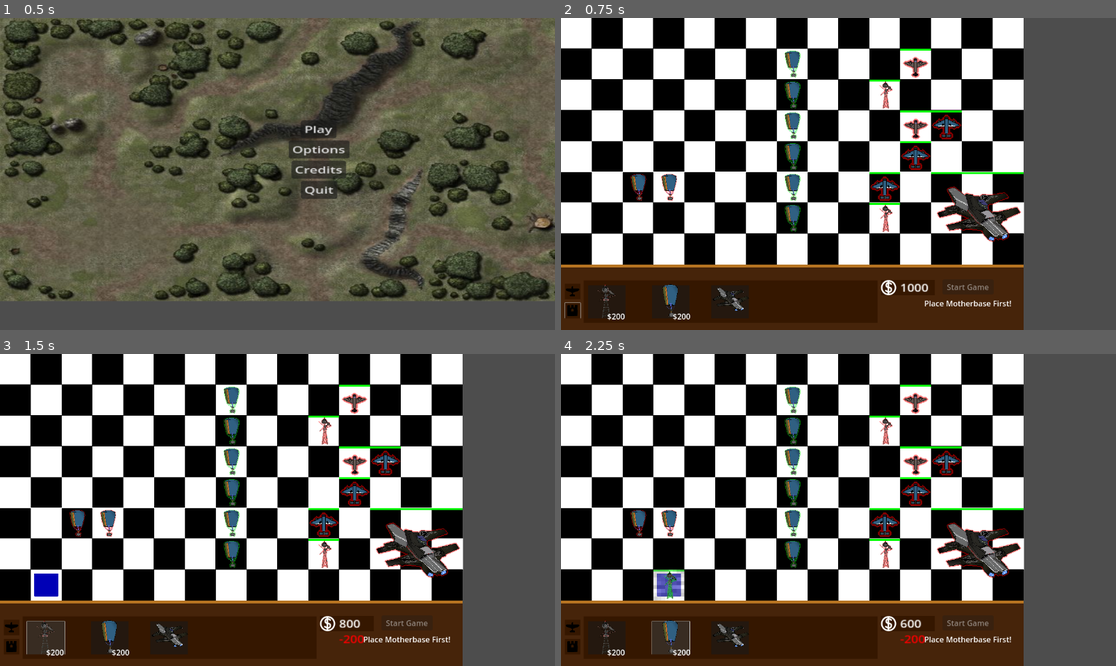
Above: before the commit, frames 1-4 (two rows, left to right).
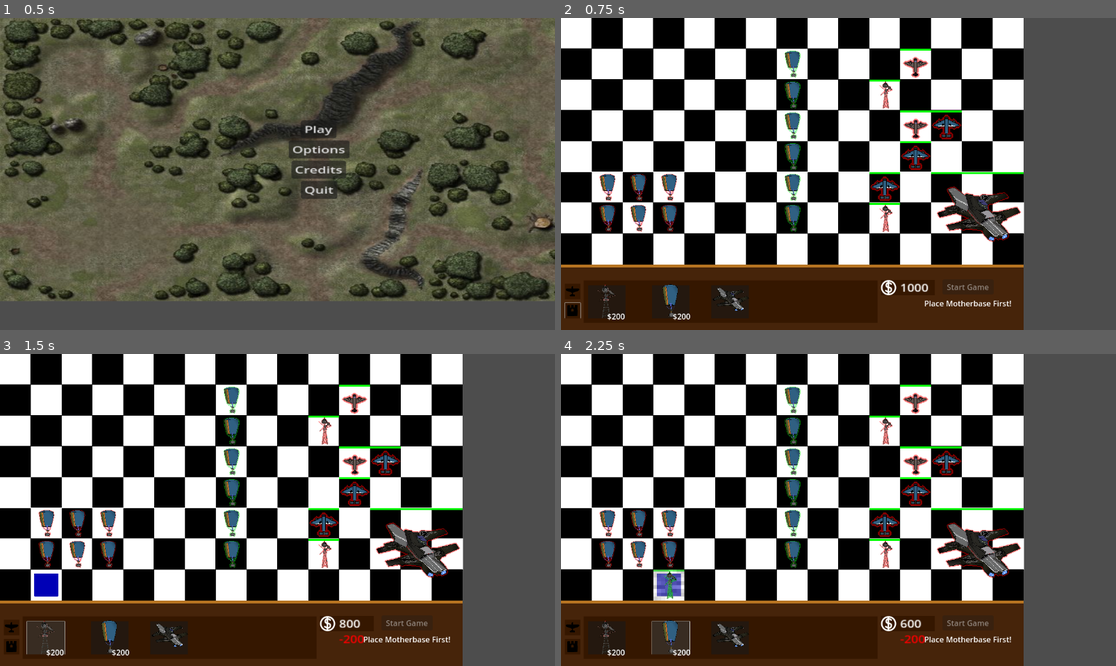
Above: after the commit, the same moments.

Repository: AndRoo1/Group-F-project
Game: Godot game, scene res://menu.tscn
The game is run twice, just before and just after one commit, with the same random seed, the same clock (stepped at 60 frames per second) and the same inputs.
Inputs (mouse positions are in pixels of both pictures, inside the frame that each line leads up to):
- Up to frame 1 (0.5 s): no input
- Up to frame 2 (0.75 s): click "Play" at 0.5 s
- Up to frame 3 (1.5 s): click (44, 637) at 1.25 s
- Up to frame 4 (2.25 s): click (672, 637) at 2 s

Frame 1 is identical in both runs. In frame 2, 0.6% of the frame differs, in the area x 6-21%, y 49-69%; in frame 3, 0.6%; in frame 4, 0.7%, in the area x 6-22%, y 49-78%.

Commit message:
Artillery and combat code improvements: after the player has lost all their planes, the enemy will continue to have their turns until the player has enough money to buy a plane

Diff:
--- a/plane_project5/baseplate.tscn
+++ b/plane_project5/baseplate.tscn
@@ -2145,6 +2145,18 @@
 
 [node name="EnemyArtillery" parent="." instance=ExtResource("20_ev7tn")]
 position = Vector2(160, 352)
+
+[node name="EnemyArtillery3" parent="." instance=ExtResource("20_ev7tn")]
+position = Vector2(160, 416)
+
+[node name="EnemyArtillery5" parent="." instance=ExtResource("20_ev7tn")]
+position = Vector2(96, 416)
+
+[node name="EnemyArtillery6" parent="." instance=ExtResource("20_ev7tn")]
+position = Vector2(224, 416)
+
+[node name="EnemyArtillery4" parent="." instance=ExtResource("20_ev7tn")]
+position = Vector2(96, 352)
 
 [node name="EnemyArtillery2" parent="." instance=ExtResource("20_ev7tn")]
 position = Vector2(224, 352)
--- a/plane_project5/board.gd
+++ b/plane_project5/board.gd
@@ -24,6 +24,7 @@
 @onready var points = 1000 #
 @onready var motherbasePlace = false
 @onready var motherbaseinUse = false
+var buying_hidden = false
 
 var deduct_timer_queued = false
 
@@ -39,6 +40,7 @@
 	BattleSystem.player_turn_end.connect(player_turn_end)
 
 func player_turn_start():
+	print("PLAYER TURN START TRIGGERED ON BOARD")
 	var player_planes = get_tree().get_nodes_in_group("player")
 	var moveable_planes_left = false
 	for plane: Player in player_planes:
@@ -46,12 +48,17 @@
 			moveable_planes_left = true
 			break
 	if moveable_planes_left or points >= 100:
-		$"../AnimationPlayer".play_backwards("HideButtons")
-	else:
+		if buying_hidden:
+			$"../AnimationPlayer".play_backwards("HideButtons")
+			buying_hidden = false
+	else:
+		await get_tree().create_timer(0.5).timeout
 		BattleSystem.start_enemy_turn()
 
 func player_turn_end():
-	$"../AnimationPlayer".play("HideButtons")
+	if !buying_hidden:
+		$"../AnimationPlayer".play("HideButtons")
+		buying_hidden = true
 
 func enemy_plane_killed(enemy: Enemy):
 	add_points(enemy.point_reward)
@@ -89,17 +96,7 @@
 		#get_tree().current_scene.add_child(new_tower) #
 		add_child(new_tower)
 		build_mode = false
-
-	if build_mode == true && motherbaseinUse == false &&building_type == 3 && can_place == true && Input.is_action_just_pressed("build"): #build is just another way of saying left clickkkk blehh
-		var radio_tower_scene = preload("res://player_motherbase.tscn")  #path to scene
-		var new_tower = radio_tower_scene.instantiate()  # makes mother
-		new_tower.position = Vector2(squareX*64+32,squareY*64+32)  # Place it at the mouse position
-		#get_tree().current_scene.add_child(new_tower) #
-		add_child(new_tower)
-		build_mode = false
-		make_motherbase()
-		motherbaseinUse = true
-		print("mother is here")
+		make_radar()
 
 	if build_mode == true && building_type == 2 && can_place == true && Input.is_action_just_pressed("build"): #build is just another way of saying left clickkkk blehh
 		var air_artillery_scene = preload("res://player_air_artillery.tscn")  #path to scene
@@ -110,14 +107,16 @@
 		build_mode = false
 		make_artillery()
 
-	if build_mode == true && building_type == 1 && can_place == true && Input.is_action_just_pressed("build"): #build is just another way of saying left clickkkk blehh
-		var radio_tower_scene = preload("res://radio_tower.tscn")  #path to scene
-		var new_tower = radio_tower_scene.instantiate()  # makes radio tower
+	if build_mode == true && motherbaseinUse == false &&building_type == 3 && can_place == true && Input.is_action_just_pressed("build"): #build is just another way of saying left clickkkk blehh
+		var motherbase_scene = preload("res://player_motherbase.tscn")  #path to scene
+		var new_tower = motherbase_scene.instantiate()  # makes mother
 		new_tower.position = Vector2(squareX*64+32,squareY*64+32)  # Place it at the mouse position
 		#get_tree().current_scene.add_child(new_tower) #
 		add_child(new_tower)
 		build_mode = false
-		make_radar()
+		make_motherbase()
+		motherbaseinUse = true
+		print("mother is here")
 
 	var plane_scenes = ["res://playerplane.tscn","res://playerplane2.tscn","res://playerplane3.tscn","res://playerplane4.tscn","res://playerplane5.tscn"]
 	if plane_mode && Input.is_action_just_pressed("build"):
--- a/plane_project5/enemyairartillery.gd
+++ b/plane_project5/enemyairartillery.gd
@@ -29,7 +29,8 @@
 		var plane: Player = area.get_parent()
 		if plane:
 			plane.queue_free()
-			BattleSystem.player_plane_end_move()
+			if BattleSystem.plane_moving:
+				BattleSystem.player_plane_end_move()
 
 		# fade out artillery sprite
 		var tween = create_tween()
--- a/plane_project5/player_radio_tower.gd
+++ b/plane_project5/player_radio_tower.gd
@@ -38,6 +38,7 @@
 		print(fogLeft)
 		if fogLeft == 0:
 			fog_mode = false
+			fogNum.hide()
 		fogNum.text = str(fogLeft)
 
 func make_fog():
--- a/plane_project5/playerairartillery.gd
+++ b/plane_project5/playerairartillery.gd
@@ -29,6 +29,7 @@
 		var plane = area.get_parent()
 		if plane:
 			plane.queue_free()
+			BattleSystem.kill_enemy_plane(plane)
 			BattleSystem.enemy_plane_end_move()
 			BattleSystem.enemy_plane_finished_acting(plane)
 
